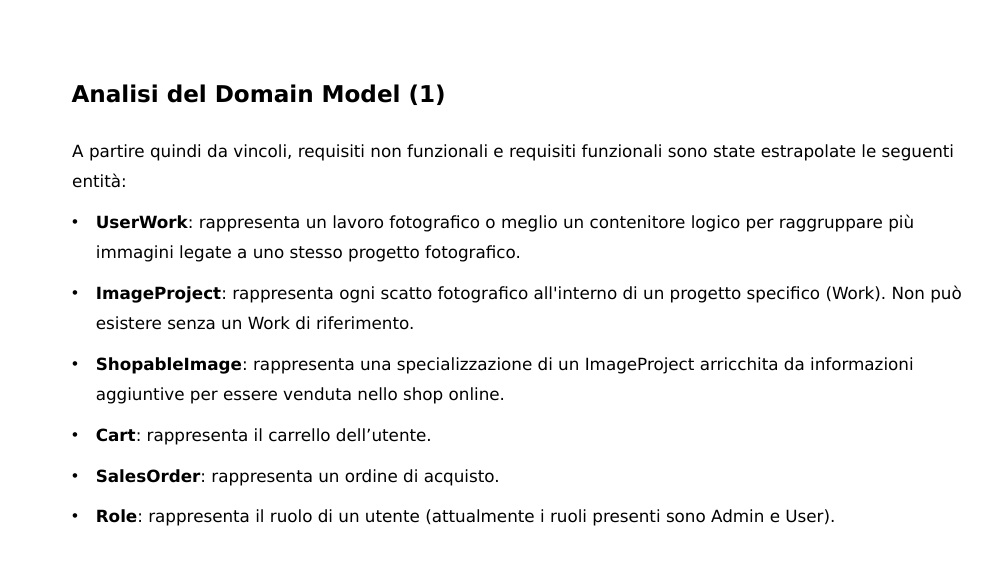
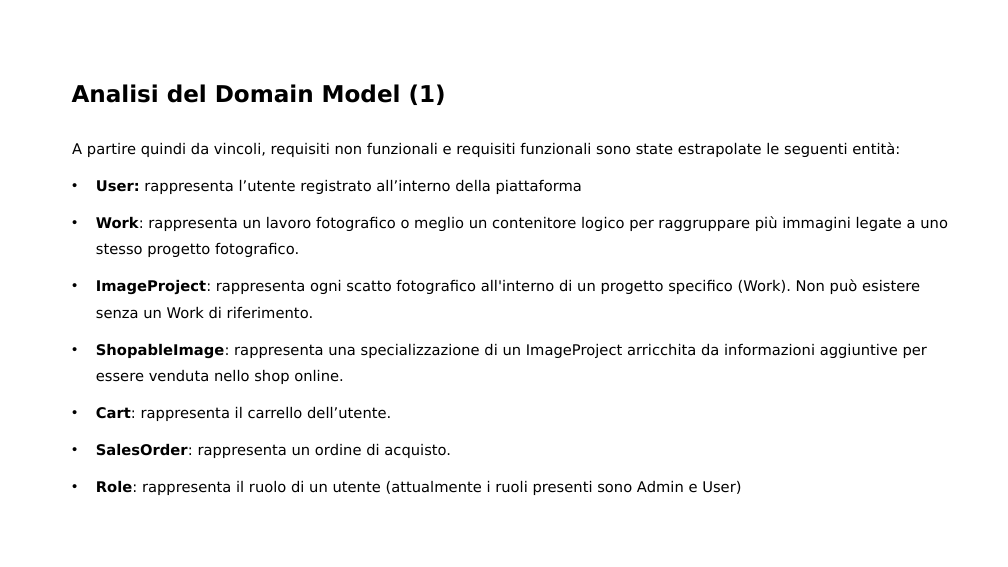
Before and after one commit to And97/myportfolio, a slide deck: slide 8 of documentazione/Presentazione SWAM.pptx. Drawn at 1008x567 pixels with LibreOffice and Linux fonts; fonts in the diff are those of the drawing; background and template pictures are left out. Boxes give left, top, right and bottom in pixels: in the first picture for what was removed or moved away, otherwise in the second. Text is boxed around its words. In the diff, an @@ line names an element or a change of style, - is before the commit and + after.

```diff
--- a/documentazione/Presentazione SWAM.pptx
+++ b/documentazione/Presentazione SWAM.pptx
@@ text at (x1=72, y1=142, x2=927, y2=458): size 16 to 14 pt in "A partire quindi da vincoli, requisiti non ...", "ImageProject: rappresenta ogni scatto fotografico all'intern ...", "ShopableImage: rappresenta una specializzazione di un ImageP ...", "Cart: rappresenta il carrello dell’utente." and 1 more places @@
@@ text at (x1=96, y1=179, x2=948, y2=257): text changed; size 16 to 14 pt @@
-• UserWork: rappresenta un lavoro fotografico o meglio un contenitore logico per raggruppare più immagini legate a uno stesso progetto fotografico.
+• User: rappresenta l’utente registrato all’interno della piattaforma
+• Work: rappresenta un lavoro fotografico o meglio un contenitore logico per raggruppare più immagini legate a uno stesso progetto fotografico.
@@ text at (x1=96, y1=480, x2=741, y2=495): text changed; size 16 to 14 pt @@
-• Role: rappresenta il ruolo di un utente (attualmente i ruoli presenti sono Admin e User).
+• Role: rappresenta il ruolo di un utente (attualmente i ruoli presenti sono Admin e User)
```
Also in this commit, not shown: 13 other slides changed, 1 slide added, 4 other files.
